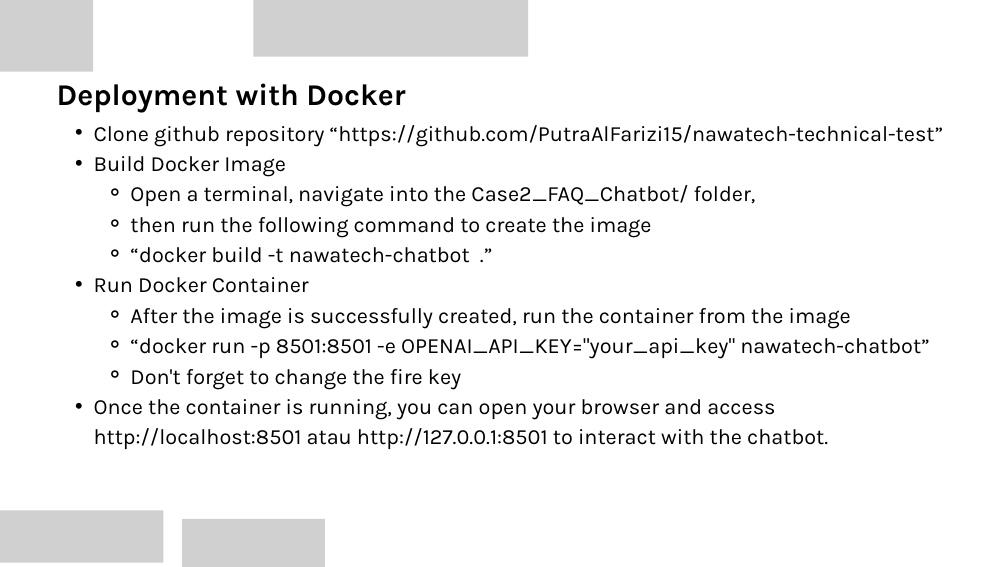
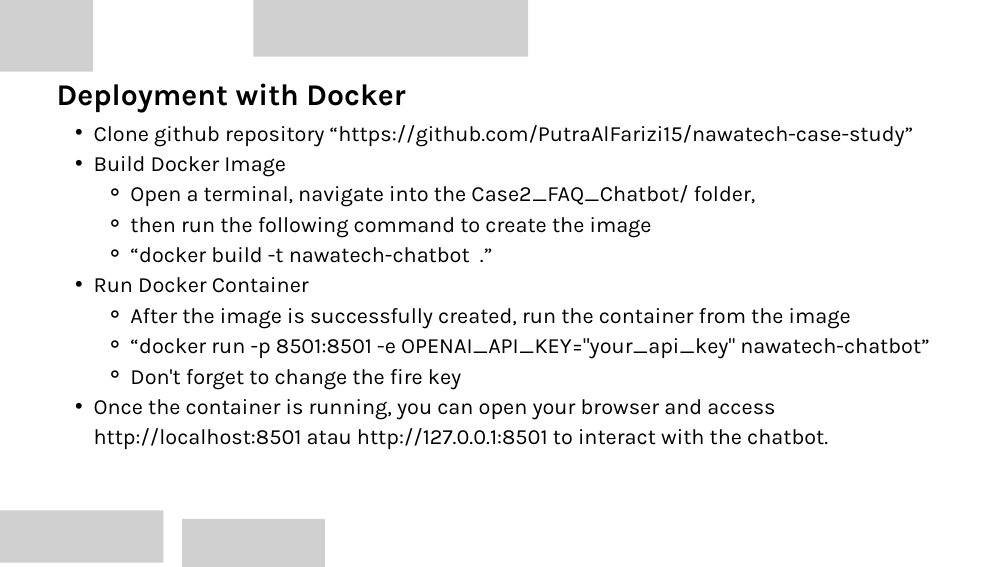
Before and after one commit to PutraAlFarizi15/nawatech-case-study, a slide deck: slide 22 of Putra_Al_Farizi_Nawatech_Case_Study.pptx. Drawn at 1008x567 pixels with LibreOffice and Linux fonts; fonts in the diff are those of the drawing; grey boxes stand for pictures. Boxes give left, top, right and bottom in pixels: in the first picture for what was removed or moved away, otherwise in the second. Text is boxed around its words. In the diff, an @@ line names an element or a change of style, - is before the commit and + after.

```diff
--- a/Putra_Al_Farizi_Nawatech_Case_Study.pptx
+++ b/Putra_Al_Farizi_Nawatech_Case_Study.pptx
@@ text at [94,125,914,147]: text changed @@
-  • Clone github repository “https://github.com/PutraAlFarizi15/nawatech-technical-test”
+  • Clone github repository “https://github.com/PutraAlFarizi15/nawatech-case-study”
```
Also in this commit, not shown: 2 other files.
